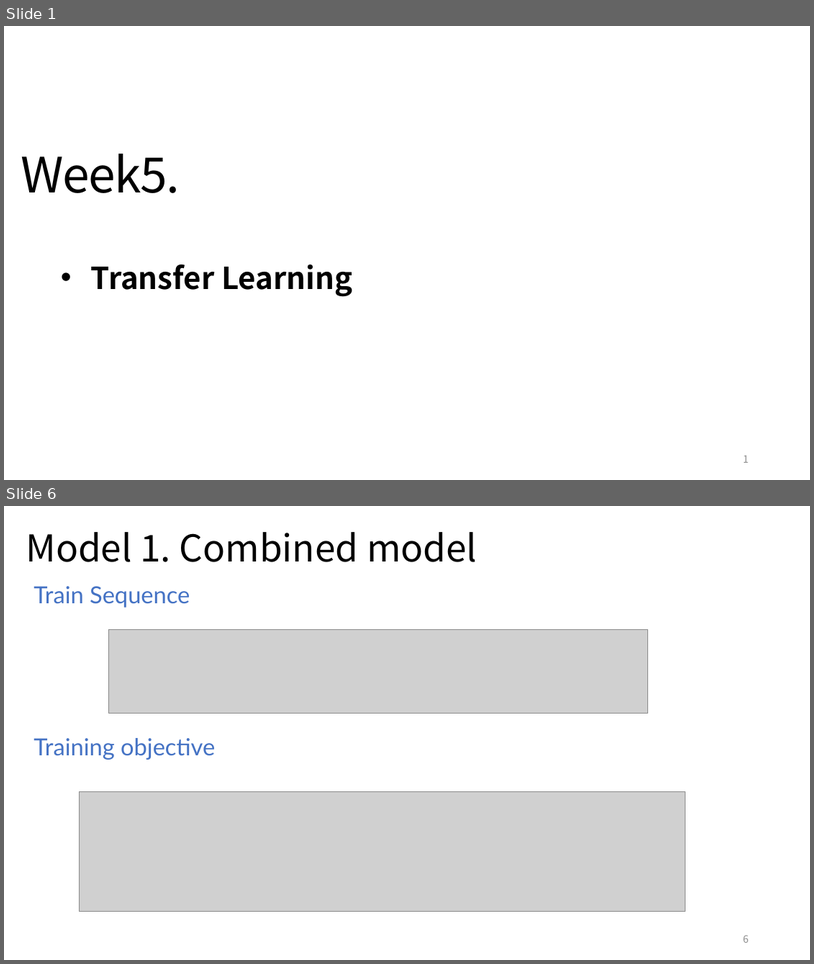
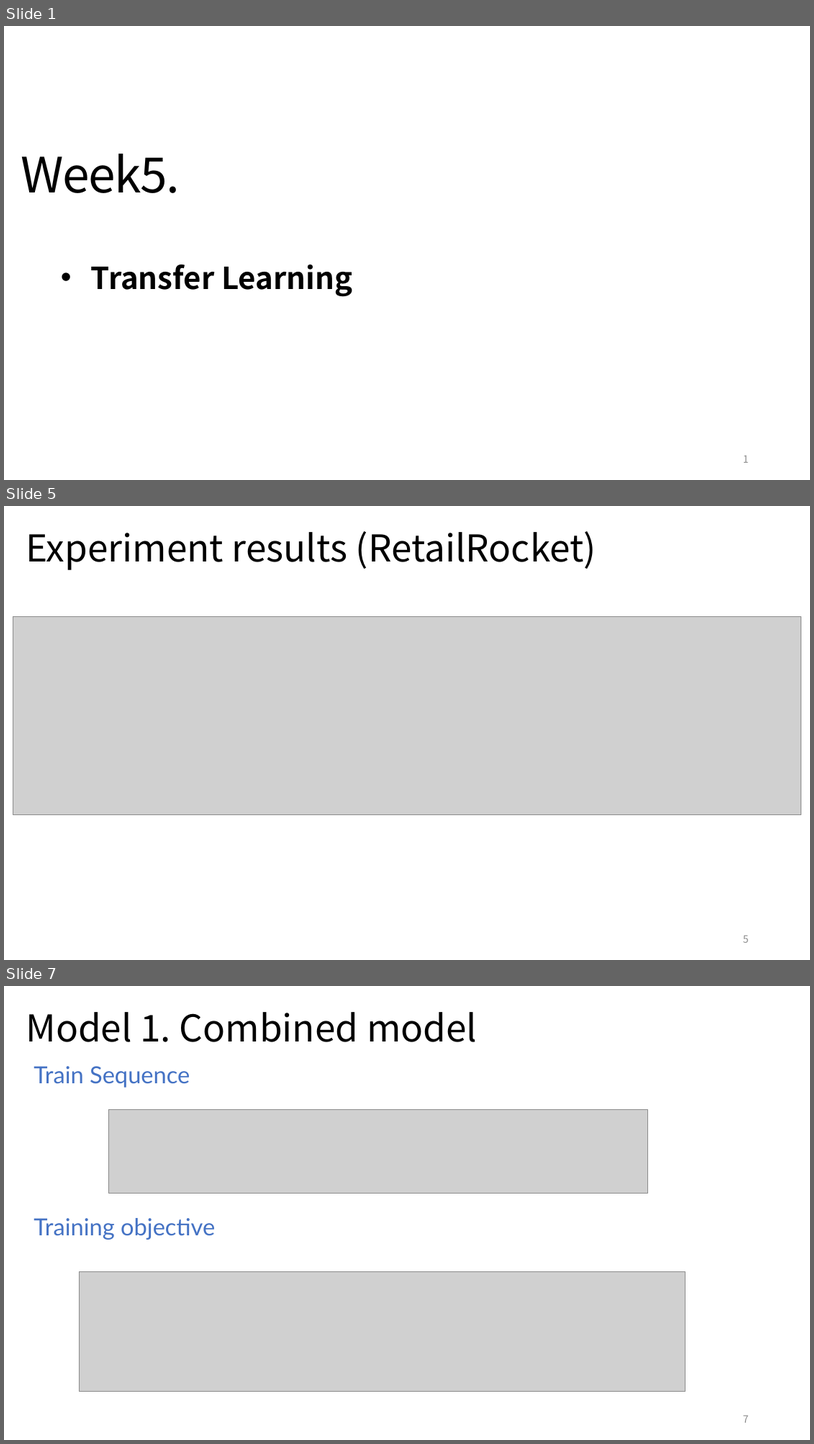
Before and after one commit to YunlongLin0125/Recommender-System, a slide deck: week5/Dissertation_5.pptx. Shown one above the other, each under a label of ours: slides 1 and 6 before the commit, slides 1, 5 and 7 after it; the slides between them are not shown. The pictures are 814x964 and 814x1444 pixels, drawn with LibreOffice and Linux fonts; fonts in the diff are those of the drawing; grey boxes stand for pictures. Boxes give left, top, right and bottom in pixels: in the first picture for what was removed or moved away, otherwise in the second. Text is boxed around its words. In the diff, an @@ line names an element or a change of style, - is before the commit and + after.

```diff
--- a/week5/Dissertation_5.pptx
+++ b/week5/Dissertation_5.pptx
@@ slide 5 added at [4,506,810,960], background #FFFFFF @@
@@ title added at [26,531,597,570], 44 pt, text #000000 @@
+Experiment results (RetailRocket)
@@ picture added at [13,617,801,815] @@
@@ page number added at [743,935,749,942], 12 pt, text #8C8C8C @@
+5
@@ what was slide 6 is now slide 7 @@
@@ page number at [743,1415,749,1422]: text changed @@
-6
+7
```
Also in this commit, not shown: 1 slide changed, 3 other slides added, 3 slides removed, 3 other files.
